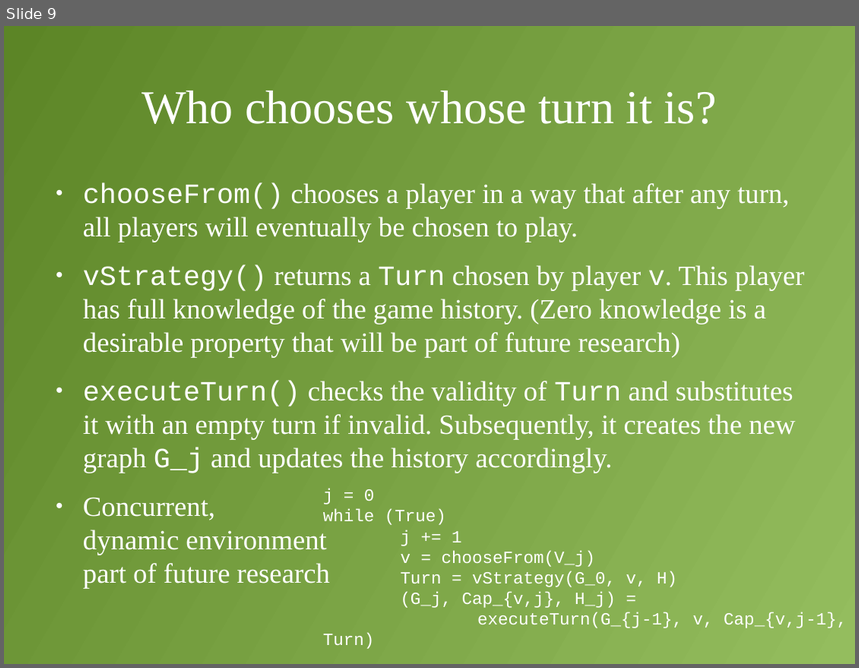
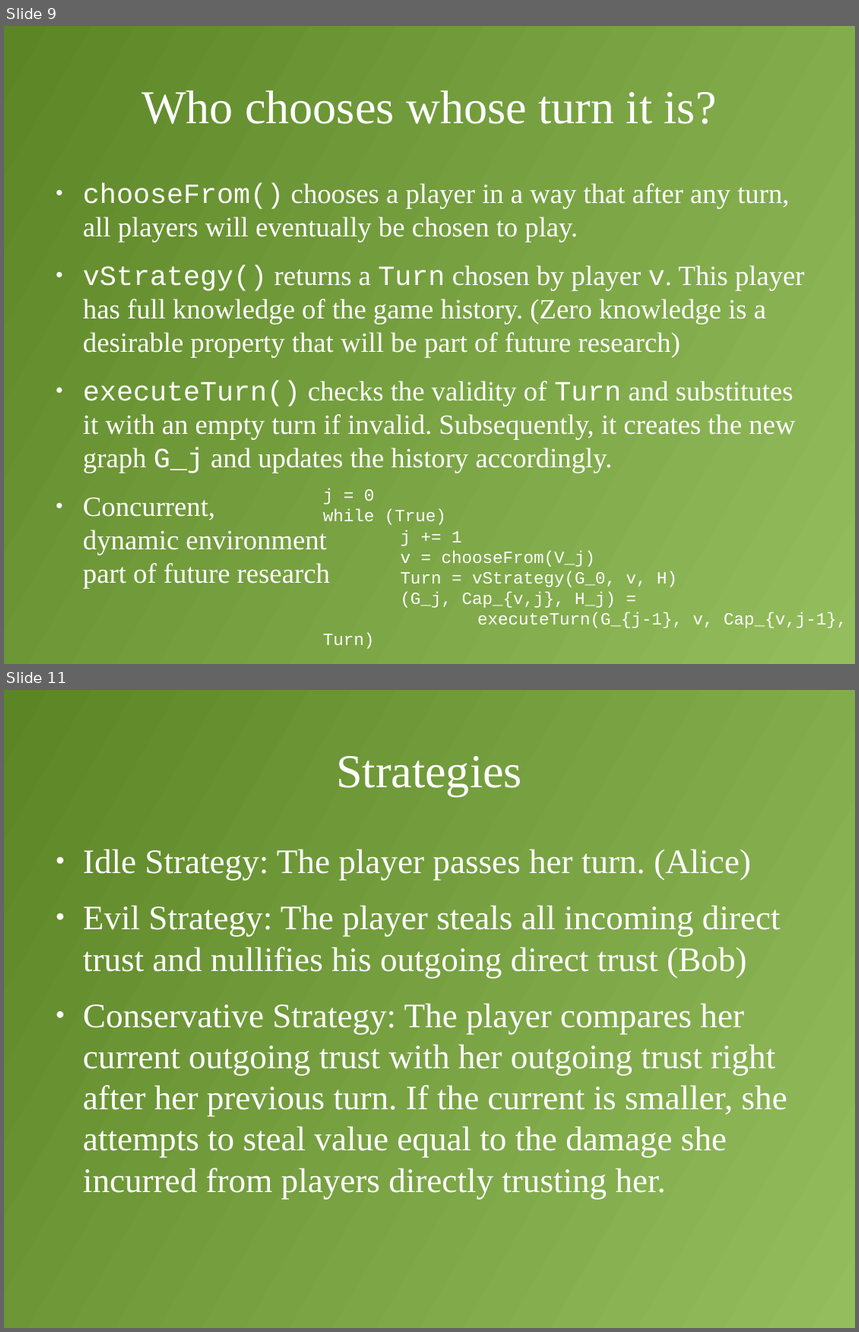
Before and after one commit to decrypto-org/TrustIsRisk, a slide deck: presentations/AtheCrypt10-1-2017/AtheCrypt10-1-2017.odp. Shown one above the other, each under a label of ours: slide 9 before the commit, slides 9 and 11 after it; the slides between them are not shown. The pictures are 859x668 and 859x1332 pixels, drawn with LibreOffice and Linux fonts; fonts in the diff are those of the drawing. Boxes give left, top, right and bottom in pixels: in the first picture for what was removed or moved away, otherwise in the second. Text is boxed around its words. In the diff, an @@ line names an element or a change of style, - is before the commit and + after.

Commit message:
add indirect trust, strategies slides

```diff
--- a/presentations/AtheCrypt10-1-2017/AtheCrypt10-1-2017.odp
+++ b/presentations/AtheCrypt10-1-2017/AtheCrypt10-1-2017.odp
@@ slide 11 added at [4, 690, 855, 1328], background gradient #94BD5E to #5C8526 @@
@@ title added at [336, 756, 522, 796], 44 pt, text #FFFFFF @@
+Strategies
@@ text added at [83, 849, 788, 1199], 32 pt, text #FFFFFF @@
+● Idle Strategy: The player passes her turn. (Alice)
+● Evil Strategy: The player steals all incoming direct trust and nullifies his outgoing direct trust (Bob)
+● Conservative Strategy: The player compares her current outgoing trust with her outgoing trust right after her previous turn. If the current is smaller, she attempts to steal value equal to the damage she incurred from players directly trusting her.
```
Also in this commit, not shown: 1 slide changed, 3 other slides added.
